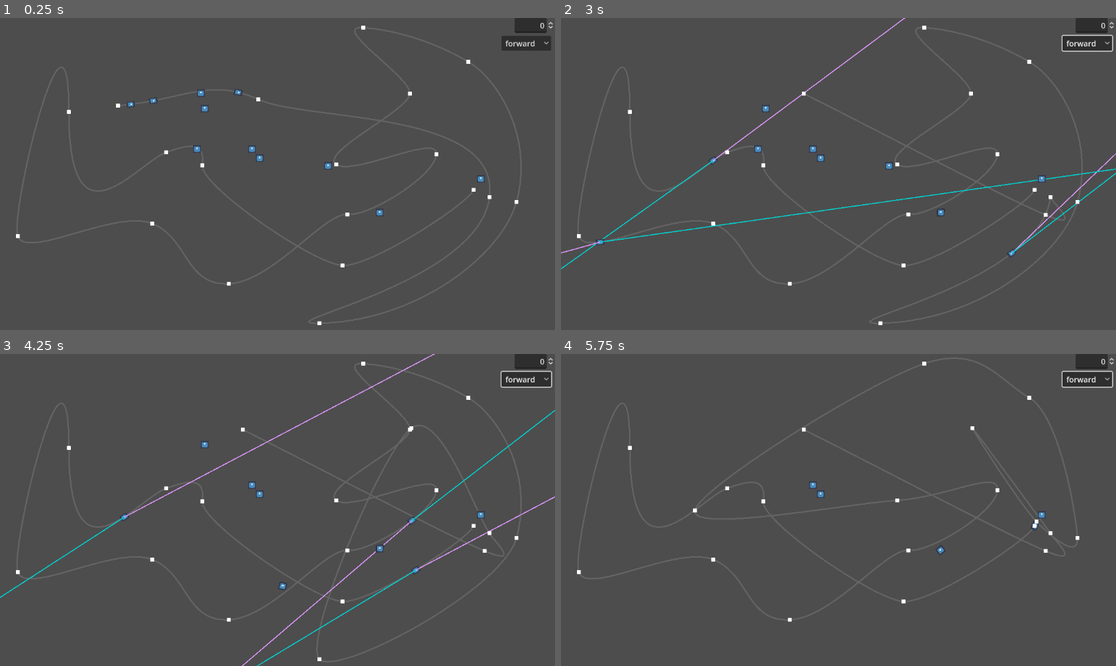
Above: before the commit, frames 1-4 (two rows, left to right).
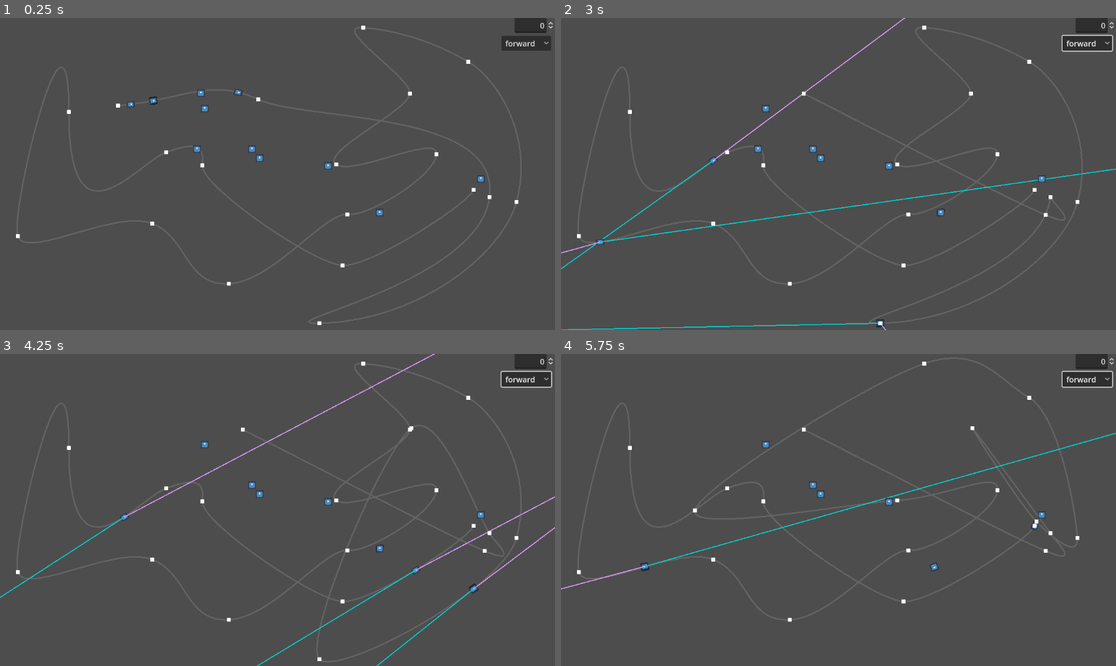
Above: after the commit, the same moments.

Repository: DeniZka/railway-path
Game: Godot game, scene res://main.tscn
Same seed, same stepped clock (60 frames per second), same inputs: the game is played once before the commit and once after it. The engine's default icon, where the game draws it, is replaced by a stand-in: a white triangle on a blue panel in a dark square.
Inputs (mouse positions are in pixels of both pictures, inside the frame that each line leads up to):
- Up to frame 1 (0.25 s): no input
- Up to frame 2 (3 s): click "forward" at 0.5 s; tap Enter at 1.25 s; drag from (677, 105) to (805, 92) at 1.27 s; drag from (821, 99) to (1043, 214) at 2.02 s; move the mouse to (1049, 195) at 2.77 s; hold W from 2.78 s (still down); click (1049, 195) at 2.92 s
- Up to frame 3 (4.25 s): release W at 3.5 s; drag from (488, 531) to (410, 428) at 3.52 s
- Up to frame 4 (5.75 s): drag from (971, 428) to (694, 510) at 4.27 s; drag from (882, 659) to (1038, 522) at 5.02 s

The runs differ from the first frame. In frame 1, less than 0.1% of the frame differs, in the area x 26-29%, y 25-28%; in frame 2, 0.5%; in frame 3, 0.6%, in the area x 43-100%, y 17-100%; in frame 4, 0.6%.

Commit message:
Train slef WIP

Diff:
--- a/RigidBody2D.gd
+++ b/RigidBody2D.gd
@@ -1,6 +1,7 @@
 extends RigidBody2D
 
 signal dist_ready(dist: float)
+signal leader_chaned(obj: RigidBody2D)
 
 var follow : PathFollow2D = null
 var active : bool = false #uses engine
@@ -20,12 +21,19 @@
 
 @onready var total_mass : float = mass
 var total_force : float = 0.0
+var leader : bool = false
 
+func set_leader(yes: bool):
+	leader = yes
+	leader_chaned.emit(self)
 
 func set_follow(new_follow: PathFollow2D):
+	position = new_follow.position
 	follow = new_follow
+
 func set_dist(new_dist: float):
 	dist = new_dist
+
 func connect_car(car: String):
 	$Joint.node_b = NodePath("../../" + car)
 
@@ -65,7 +73,7 @@
 
 var prev_pos : Vector2 = Vector2.ZERO
 func _integrate_forces(state):
-	print(name)
+	print(name, " ", position)
 	#print("POS:", position, follow.position)
 	#calculate next position
 	var dir = 1
@@ -111,7 +119,7 @@
 	if active:
 		if Input.is_key_pressed(KEY_W):
 			tot_force += force
-			state.apply_central_force(tot_force.rotated(follow.rotation)/30)
+			state.apply_central_force(tot_force.rotated(follow.rotation))
 		else:
 			state.apply_central_force(tot_force.rotated(follow.rotation))
 	else:
--- a/main.gd
+++ b/main.gd
@@ -13,6 +13,10 @@
 var tension = 1.0
 
 func _ready():
+	for follow in $Path2D.get_children():
+		for node in follow.get_children():
+			if node is RigidBody2D:
+				node.position = Vector2(0, 0)
 	loco.set_follow(follow)
 	loco.active = true
 	#loco.connect_car($Train/Car.name)
--- a/main.tscn
+++ b/main.tscn
@@ -1,10 +1,11 @@
-[gd_scene load_steps=9 format=3 uid="uid://dyl56jenlcs68"]
+[gd_scene load_steps=10 format=3 uid="uid://dyl56jenlcs68"]
 
 [ext_resource type="Texture2D" uid="uid://dghdo7pwjry8l" path="res://icon.svg" id="1_b3wk4"]
 [ext_resource type="Script" path="res://main.gd" id="1_uhihj"]
 [ext_resource type="PackedScene" uid="uid://drjpfjr2ige62" path="res://drag_point.tscn" id="3_0k3cr"]
 [ext_resource type="PackedScene" uid="uid://d4em25qe6joub" path="res://car.tscn" id="3_dtup8"]
 [ext_resource type="PackedScene" uid="uid://cmn6ailxye7sm" path="res://box.tscn" id="4_66pgm"]
+[ext_resource type="PackedScene" uid="uid://dttyl3mwbdphs" path="res://train.tscn" id="6_q2t3g"]
 
 [sub_resource type="Curve2D" id="Curve2D_mpf2r"]
 _data = {
@@ -37,7 +38,6 @@
 loop = false
 
 [node name="Icon2" type="Sprite2D" parent="Path2D/TrainPath"]
-visible = false
 modulate = Color(0, 0.74902, 0.815686, 1)
 rotation = 1.654
 scale = Vector2(0.126422, 0.126422)
@@ -85,10 +85,12 @@
 scale = Vector2(0.126422, 0.126422)
 texture = ExtResource("1_b3wk4")
 
-[node name="Train" type="Node2D" parent="."]
+[node name="Train" parent="." instance=ExtResource("6_q2t3g")]
+can_sleep = false
 
 [node name="Loco" parent="Train" instance=ExtResource("3_dtup8")]
-position = Vector2(318.2, 171.758)
+position = Vector2(315, 148)
+rotation = -0.190726
 
 [node name="Car" parent="Train" instance=ExtResource("3_dtup8")]
 position = Vector2(494.525, 154.437)
--- /dev/null
+++ b/train.gd
@@ -0,0 +1,34 @@
+class_name Train
+extends RigidBody2D
+#train calculates it own way into Path and move all carriges along it with them PathFollow
+#path updates with new segment from real lines
+
+@export var curve : Curve2D = null:
+	set(val):
+		curve = val
+		path.curve = curve
+
+@onready var path : Path2D = $Path
+@onready var cars : Node = $Cars
+var lead_loco: RigidBody2D
+
+# Called when the node enters the scene tree for the first time.
+func _ready():
+	if ! path.curve:
+		path.curve = Curve2D.new()
+	pass # Replace with function body.
+
+func update_path(pos: Vector2, in_: Vector2, out_: Vector2):
+	path.curve.add_point(pos, in_, out_)
+
+func attach_car(car : RigidBody2D):
+	cars.add_child(car)
+	pass
+
+func set_lead_loco(car: RigidBody2D):
+	lead_loco = car
+	pass
+
+func _integrate_forces(state):
+	print("works")
+	pass
--- /dev/null
+++ b/train.tscn
@@ -0,0 +1,12 @@
+[gd_scene load_steps=2 format=3 uid="uid://dttyl3mwbdphs"]
+
+[ext_resource type="Script" path="res://train.gd" id="1_ctvvh"]
+
+[node name="Train" type="RigidBody2D"]
+script = ExtResource("1_ctvvh")
+
+[node name="Path" type="Path2D" parent="."]
+
+[node name="PathFollow" type="PathFollow2D" parent="Path"]
+
+[node name="Cars" type="Node" parent="."]
